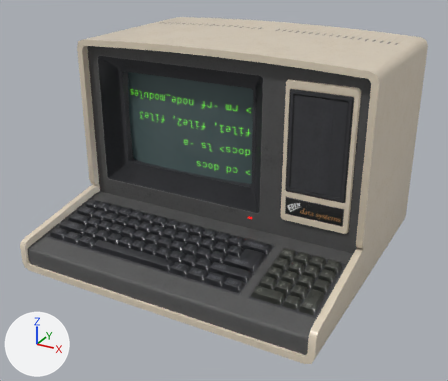
Before and after pictures for a commit that changed the Blender file client/assets/models/Terminal.blend.
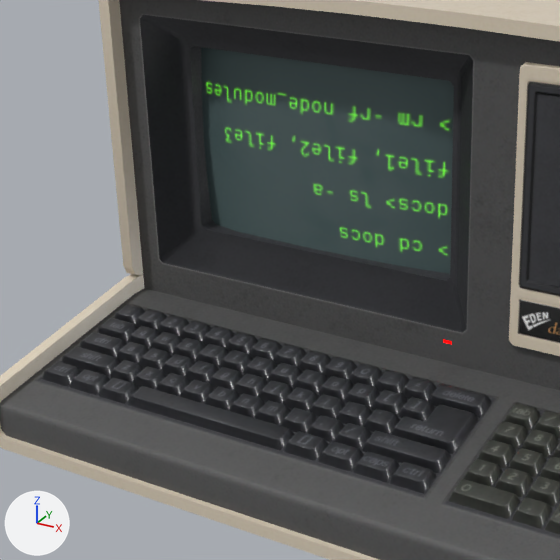
Each version is shown whole from a camera (50 mm lens) standing at (1.49, -2.87, 1.68) and looking at (0.1, -0.34, 0.41), then close up on the part from 6% to 68% of the width and 13% to 86% of the height. Arrows for +X, +Y and +Z are at lower left; the lights stay in place. The last two pictures show the newer version.

The first close-up shows 'Terminal'.
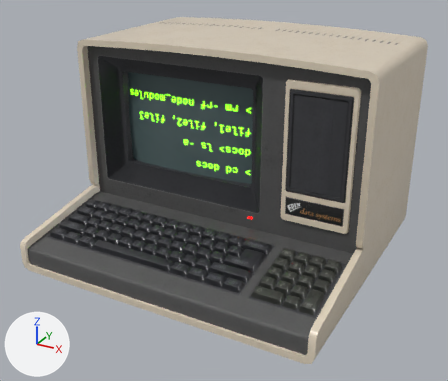
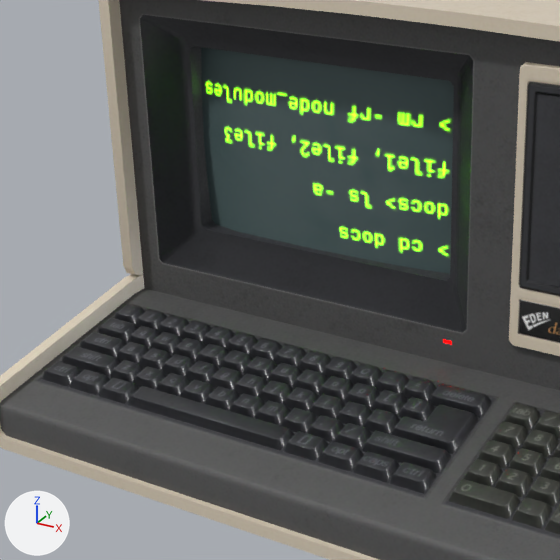
Boxes [x1, y1, x2, y2] around the edits, measured in the close-ups (560 x 560 px):
'Terminal', surface changed
    both: [190, 69, 521, 456]

Edits to the bpy script that builds the scene:
```text
Change mat_terminalmaterial:
    where n0 = _N.new('ShaderNodeBsdfPrincipled'); n0.name = 'Principled BSDF'
    n0.inputs[28].default_value: 1.0 -> 10.0  # 'Emission Strength'
```
